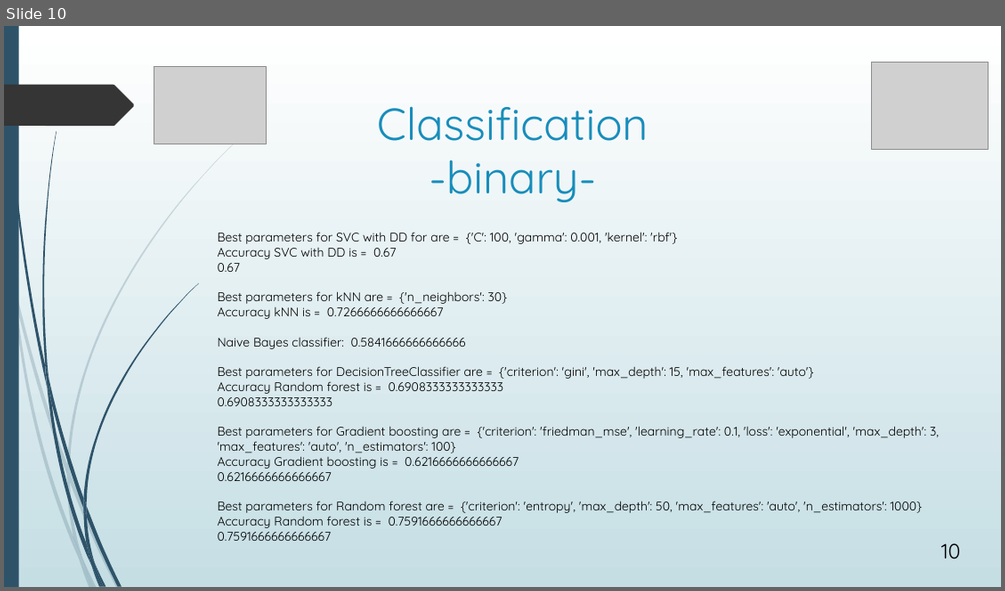
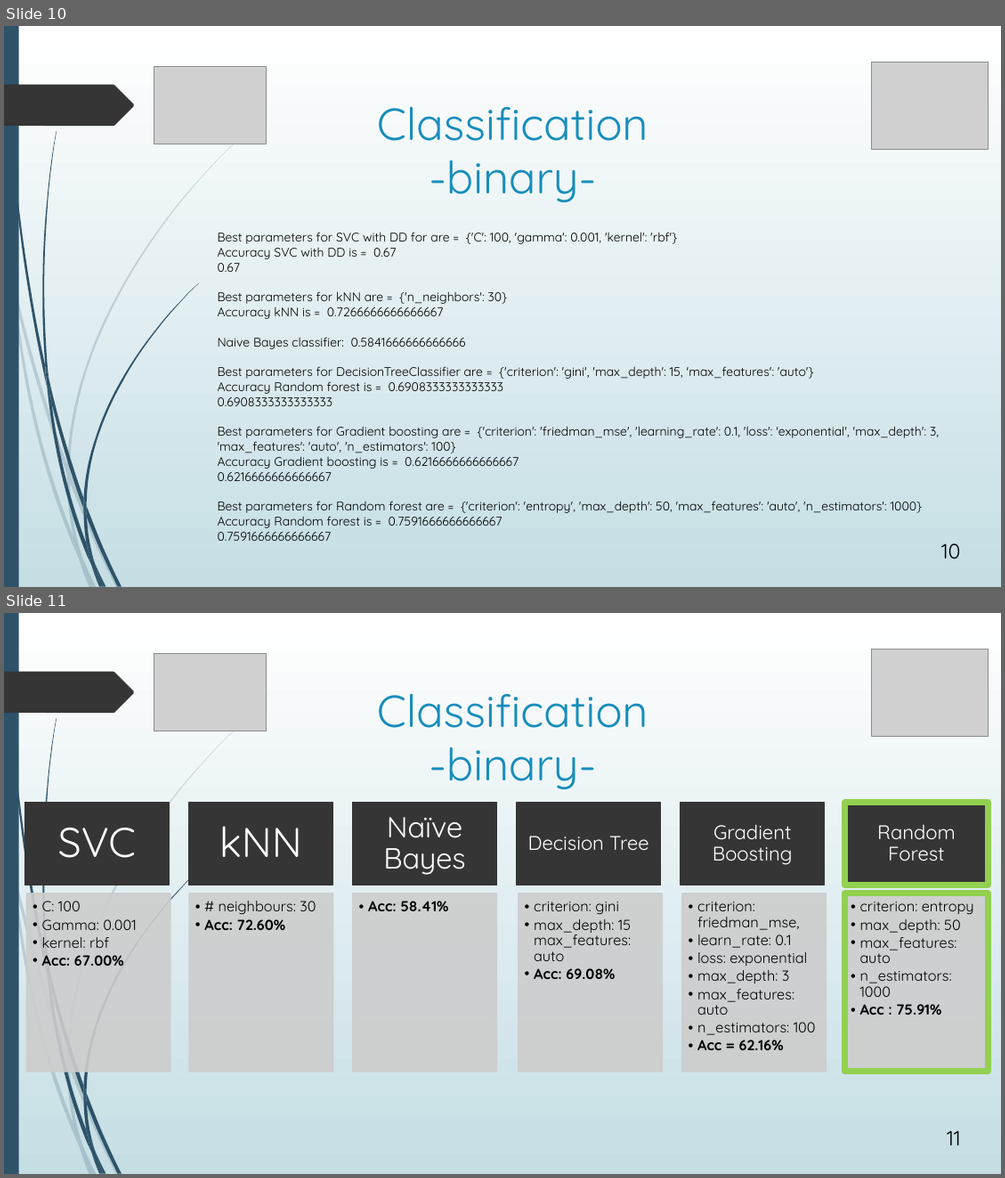
Before and after one commit to avasile96/CAD, a slide deck: Presentation_updated.pptx. Shown one above the other, each under a label of ours: slide 10 before the commit, slides 10 and 11 after it. The pictures are 1005x591 and 1005x1178 pixels, drawn with LibreOffice and Linux fonts; fonts in the diff are those of the drawing; grey boxes stand for pictures. Boxes give left, top, right and bottom in pixels: in the first picture for what was removed or moved away, otherwise in the second. Text is boxed around its words. In the diff, an @@ line names an element or a change of style, - is before the commit and + after.

```diff
--- a/Presentation_updated.pptx
+++ b/Presentation_updated.pptx
@@ slide 11 added at box(4, 613, 1001, 1174), background gradient #FFFFFF to #C5DEE5; not listed: 24 template elements that a slide beside it also shows @@
@@ picture added at box(154, 654, 267, 731) @@
@@ picture added at box(872, 649, 988, 737) @@
@@ title added at box(377, 693, 648, 789), 43.2 pt, text #178DBB @@
+Classification
+-binary-
@@ group added at box(25, 803, 988, 1071): 12 rectangles, 12 texts @@
+SVC
+  • C: 100
+  • Gamma: 0.001
+  • kernel: rbf
+  • Acc: 67.00%
+kNN
+  • # neighbours: 30
+  • Acc: 72.60%
+Naïve Bayes
+  • Acc: 58.41%
+Decision Tree
+  • criterion: gini
+  • max_depth: 15 max_features: auto
+  • Acc: 69.08%
+Gradient Boosting
+  • criterion: friedman_mse,
+  • learn_rate: 0.1
+  • loss: exponential
+  • max_depth: 3
+  • max_features: auto
+  • n_estimators: 100
+  • Acc = 62.16%
+Random Forest
+  • criterion: entropy
+  • max_depth: 50
+  • max_features: auto
+  • n_estimators: 1000
+  • Acc : 75.91%
@@ page number added at box(947, 1130, 961, 1145), 20 pt, text #000000 @@
+11
```
Also in this commit, not shown: 3 slides changed, 1 other slide added, 1 slide removed, 1 other file.
